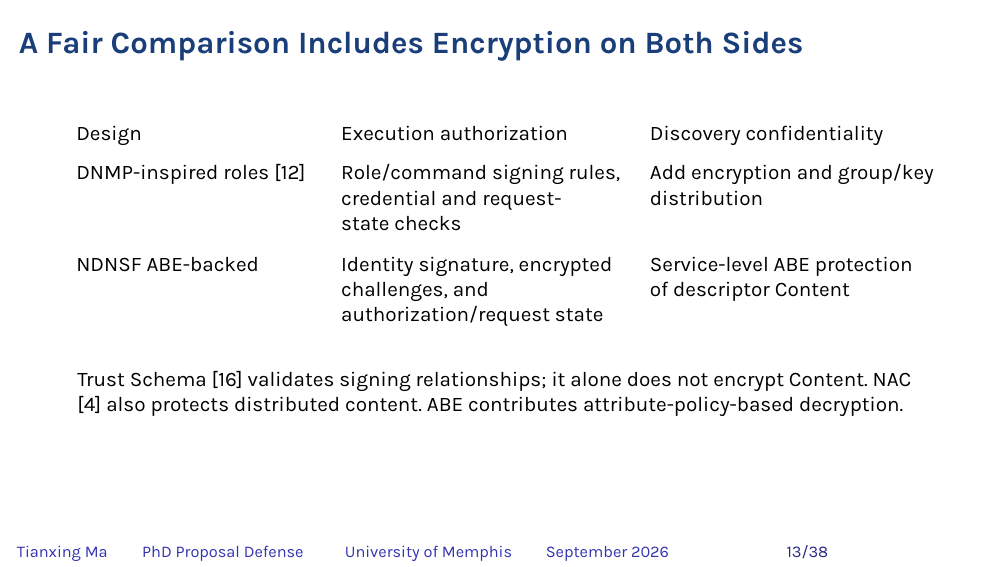
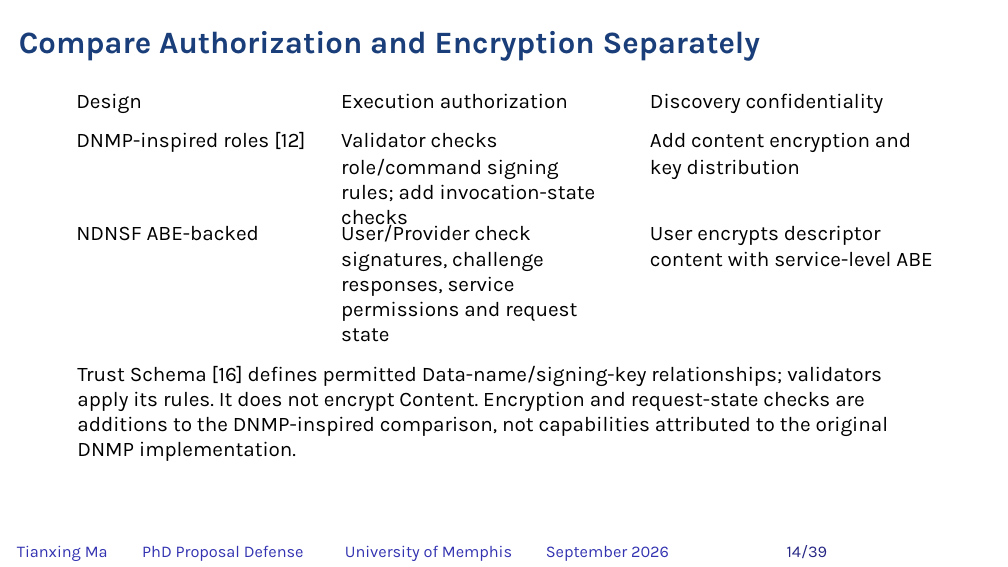
Before and after one commit to matianxing1992/NDN_Service_Framework, a slide deck: slide 14 of docs/PAPER/proposal-defense/slides/NDNSF_proposal_hybrid_editable.pptx (slide 13 before the commit). Drawn at 1008x567 pixels with LibreOffice and Linux fonts; fonts in the diff are those of the drawing; background and template pictures are left out. Boxes give left, top, right and bottom in pixels: in the first picture for what was removed or moved away, otherwise in the second. Text is boxed around its words. In the diff, an @@ line names an element or a change of style, - is before the commit and + after.

Commit message:
docs: clarify proposal authorization logic and synchronize slides

```diff
--- a/docs/PAPER/proposal-defense/slides/NDNSF_proposal_hybrid_editable.pptx
+++ b/docs/PAPER/proposal-defense/slides/NDNSF_proposal_hybrid_editable.pptx
@@ text at [19, 31, 760, 60]: text changed @@
-A Fair Comparison Includes Encryption on Both Sides
+Compare Authorization and Encryption Separately
@@ text added at [341, 132, 498, 148], 23.7 pt, text #000000 @@
+Validator checks
@@ text at [650, 133, 911, 152]: text changed @@
-Add encryption and group/key
+Add content encryption and
@@ text at [341, 159, 596, 230]: text changed @@
-Role/command signing rules,
+role/command signing rules; add invocation-state checks
@@ text at [650, 159, 800, 179]: text changed @@
-distribution
+key distribution
@@ text removed at [341, 191, 561, 231] @@
-credential and request-state checks
@@ 5 texts: place and size @@
-5 texts at [76, 125, 884, 272]
+5 texts at [76, 93, 884, 241]
@@ text added at [341, 221, 531, 242], 23.7 pt, text #000000 @@
+User/Provider check
@@ text added at [650, 225, 881, 245], 23.7 pt, text #000000 @@
+User encrypts descriptor
@@ text at [341, 252, 577, 342]: text changed @@
-Identity signature, encrypted challenges, and authorization/request state
+signatures, challenge responses, service permissions and request state
@@ text at [650, 251, 932, 267]: text changed @@
-Service-level ABE protection of descriptor Content
+content with service-level ABE
@@ text at [77, 366, 888, 461]: text changed @@
-Trust Schema [16] validates signing relationships; it alone does not encrypt Content. NAC [4] also protects distributed content. ABE contributes attribute-policy-based decryption.
+Trust Schema [16] defines permitted Data-name/signing-key relationships; validators apply its rules. It does not encrypt Content. Encryption and request-state checks are additions to the DNMP-inspired comparison, not capabilities attributed to the original DNMP implementation.
@@ text at [787, 545, 828, 558]: text changed @@
-13/38
+14/39
```
Also in this commit, not shown: 36 other slides changed, 1 slide added, 25 other files.
